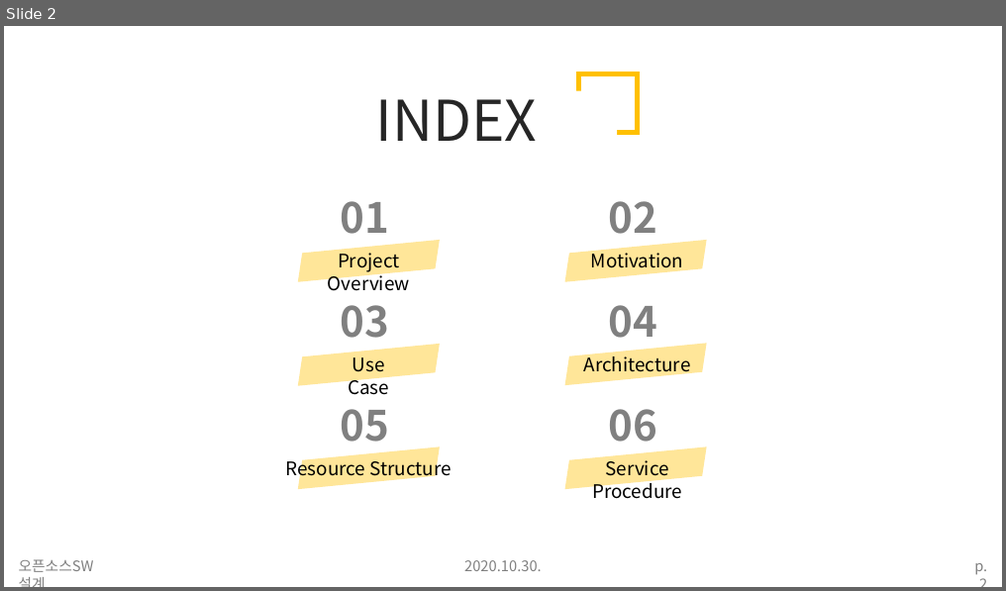
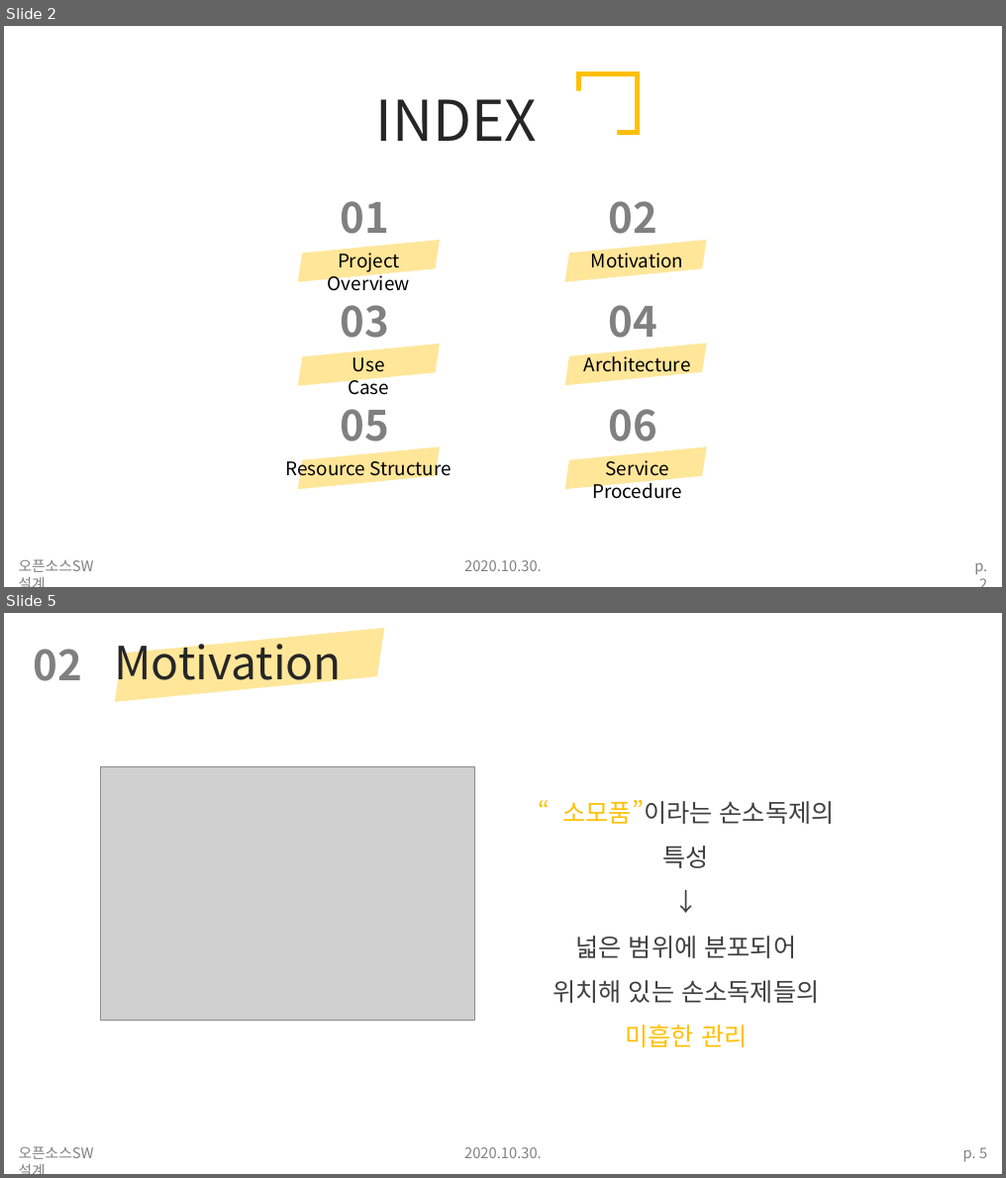
Before and after one commit to duribeon/Hand-Sanitizer, a slide deck: 3_Interim Project Presentation/Interim Project Presentation - 두리번두리번.pptx. Shown one above the other, each under a label of ours: slide 2 before the commit, slides 2 and 5 after it; the slides between them are not shown. The pictures are 1006x591 and 1006x1178 pixels, drawn with LibreOffice and Linux fonts; fonts in the diff are those of the drawing; grey boxes stand for pictures. Boxes give left, top, right and bottom in pixels: in the first picture for what was removed or moved away, otherwise in the second. Text is boxed around its words. In the diff, an @@ line names an element or a change of style, - is before the commit and + after.

Commit message:
added 2_motivation

```diff
--- a/3_Interim Project Presentation/Interim Project Presentation - 두리번두리번.pptx
+++ b/3_Interim Project Presentation/Interim Project Presentation - 두리번두리번.pptx
@@ slide 5 added at (4, 613, 1002, 1174), background #FFFFFF @@
@@ parallelogram added at (110, 628, 389, 702), fill #FFE699 @@
@@ text added at (114, 633, 341, 691), 44 pt, text #262626 @@
+Motivation
@@ text added at (34, 649, 83, 681), 40 pt, text #808080, bold @@
+02
@@ picture added at (101, 766, 475, 1020) @@
@@ text added at (552, 800, 835, 1048), 24 pt, text #404040 @@
+“소모품”이라는 손소독제의 특성
+↓
+넓은 범위에 분포되어
+위치해 있는 손소독제들의
+미흡한 관리
@@ text added at (19, 1147, 94, 1159), 14 pt, text #808080 @@
+오픈소스SW설계
@@ text added at (464, 1148, 542, 1158), 14 pt, text #808080 @@
+2020.10.30.
@@ text added at (963, 1148, 987, 1162), 14 pt, text #808080 @@
+p. 5
```
Also in this commit, not shown: 4 other slides added.
